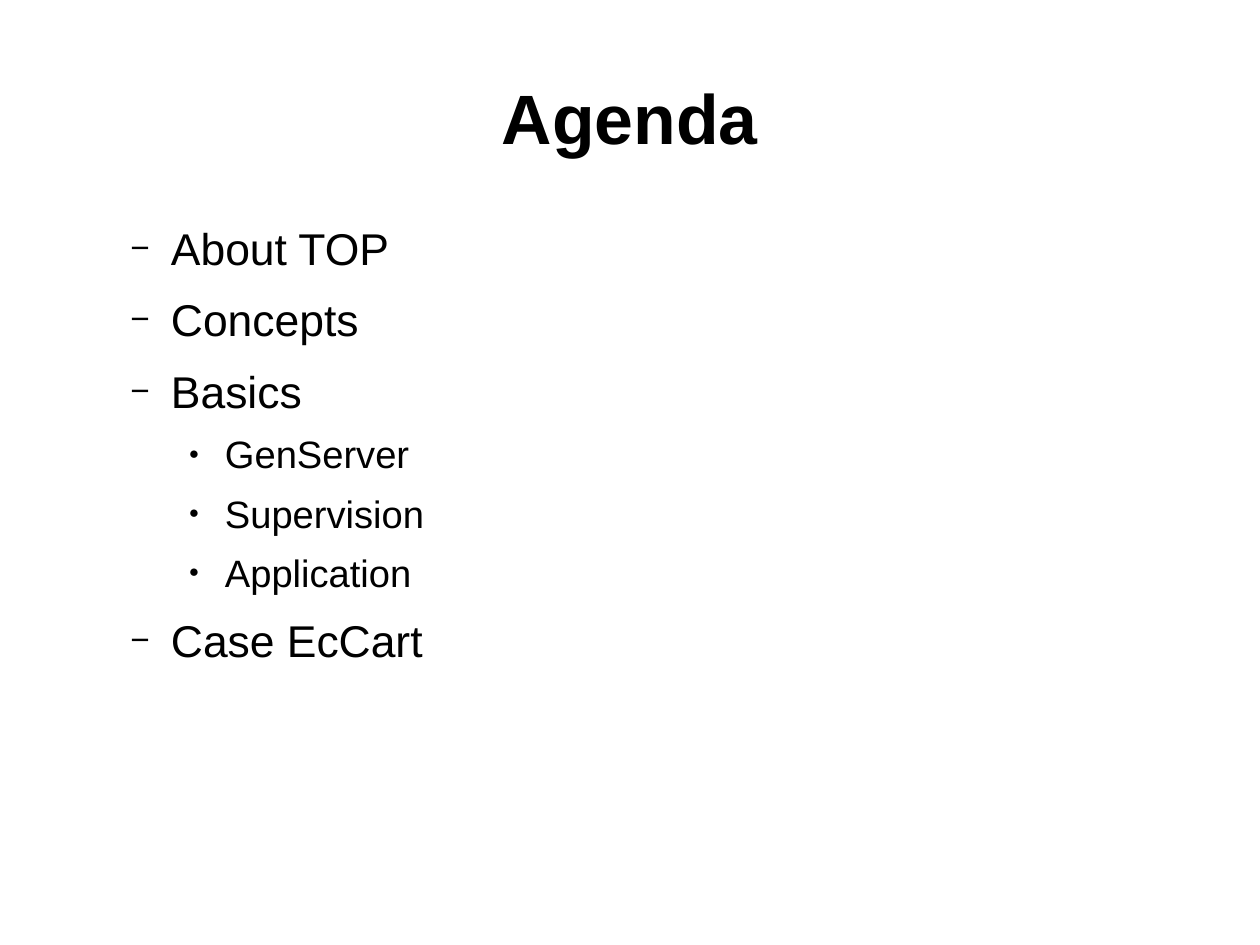
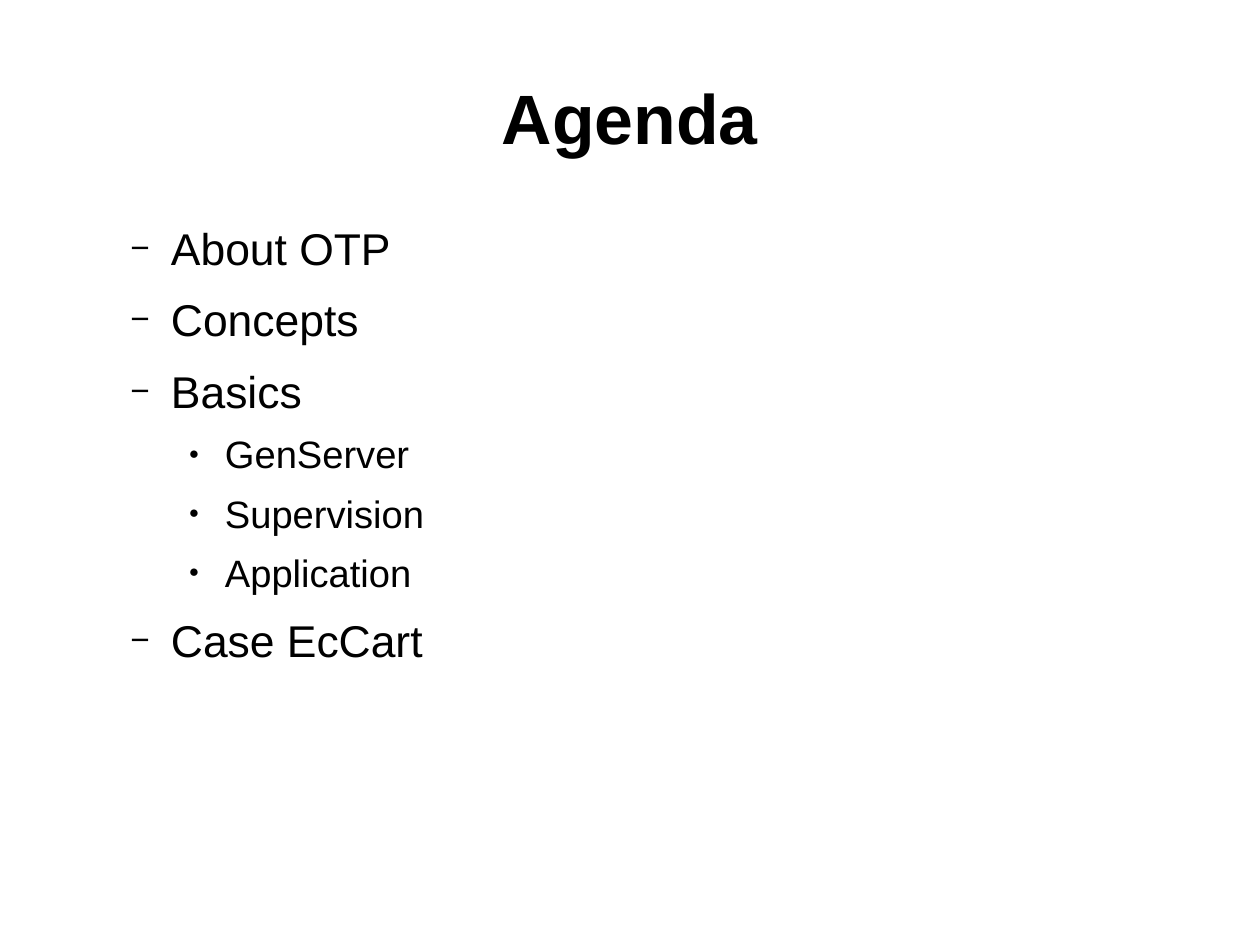
Before and after one commit to ramortegui/talks, a slide deck: slide 2 of elixir-otp-basics.odp. Drawn at 1260x945 pixels with LibreOffice and Linux fonts; fonts in the diff are those of the drawing. Boxes give left, top, right and bottom in pixels: in the first picture for what was removed or moved away, otherwise in the second. Text is boxed around its words. In the diff, an @@ line names an element or a change of style, - is before the commit and + after.

Commit message:
Fix typo

```diff
--- a/elixir-otp-basics.odp
+++ b/elixir-otp-basics.odp
@@ text at (x1=171, y1=232, x2=390, y2=266): text changed @@
-  − About TOP
+  − About OTP
```
Also in this commit, not shown: 1 other slide changed.
